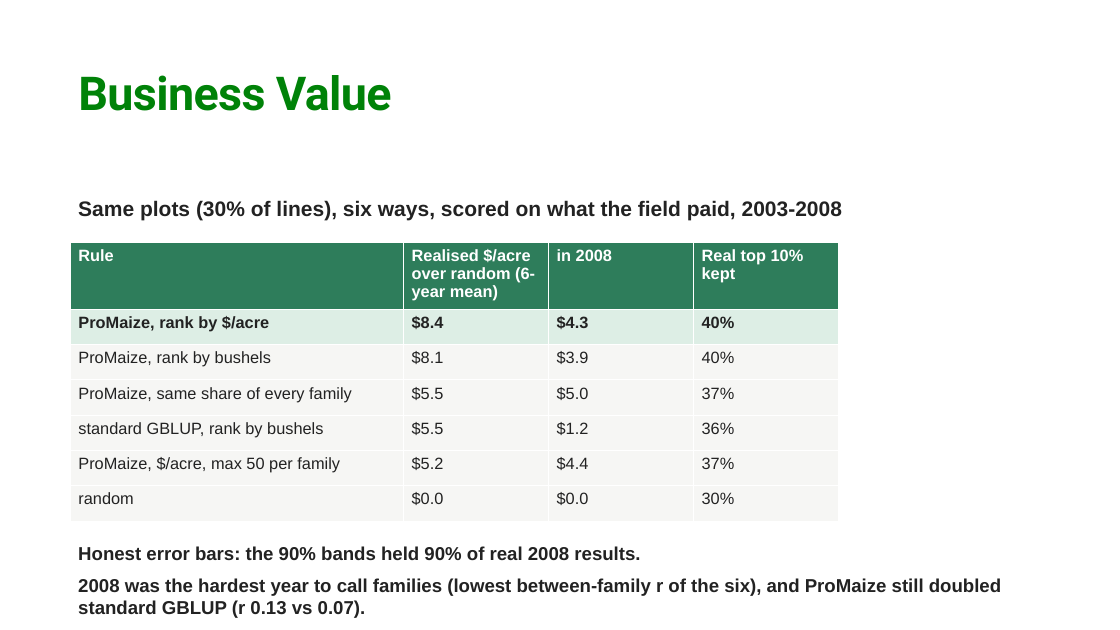
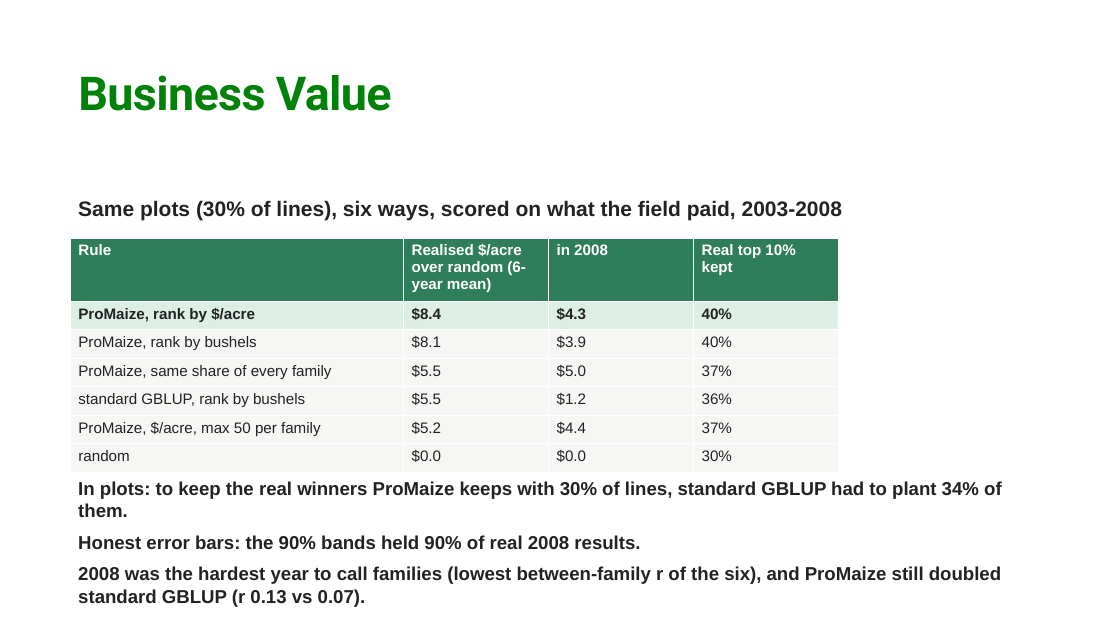
Before and after one commit to Ouroboros505/sydag-2026, a slide deck: slide 8 of docs/ProMaize_deck.pptx. Drawn at 1120x630 pixels with LibreOffice and Linux fonts; fonts in the diff are those of the drawing; background and template pictures are left out. Boxes give left, top, right and bottom in pixels: in the first picture for what was removed or moved away, otherwise in the second. Text is boxed around its words. In the diff, an @@ line names an element or a change of style, - is before the commit and + after.

Commit message:
Test location-specific prediction, plots-to-match, results strip
A genomic reaction norm predicts a line's location-to-location response at
r = 0.03 on 82,790 held-out 2008 plots, so the model stays broad-acre. The
strategy backtest now also reports how many lines the standard ranking
needs to keep the same real winners. README lists what was tried and not kept.

```diff
--- a/docs/ProMaize_deck.pptx
+++ b/docs/ProMaize_deck.pptx
@@ table at (70,238,839,466) @@
@@ size 14 to 13 pt @@
@@ table: place and size @@
-table at (70,242,839,517)
+table at (70,238,839,466)
@@ text "In plots: to keep the ...": place and size @@
-text "In plots: to keep the ..." at (78,546,1001,618)
+text "In plots: to keep the ..." at (78,481,1002,607)
@@ text at (78,481,1002,517): paragraph added @@
+In plots: to keep the real winners ProMaize keeps with 30% of lines, standard GBLUP had to plant 34% of them.
```
Also in this commit, not shown: 1 other slide changed, 10 other files.
